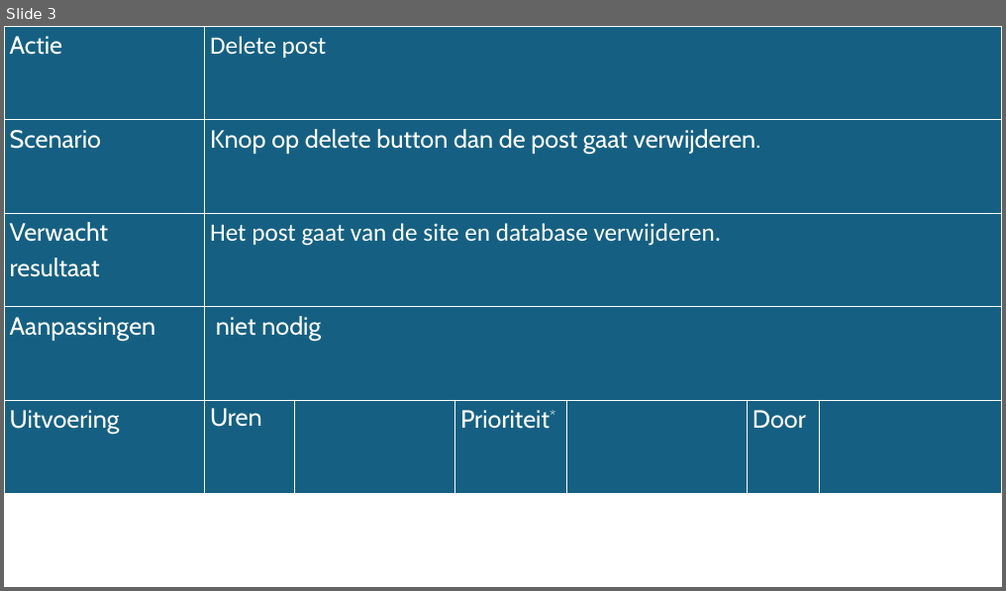
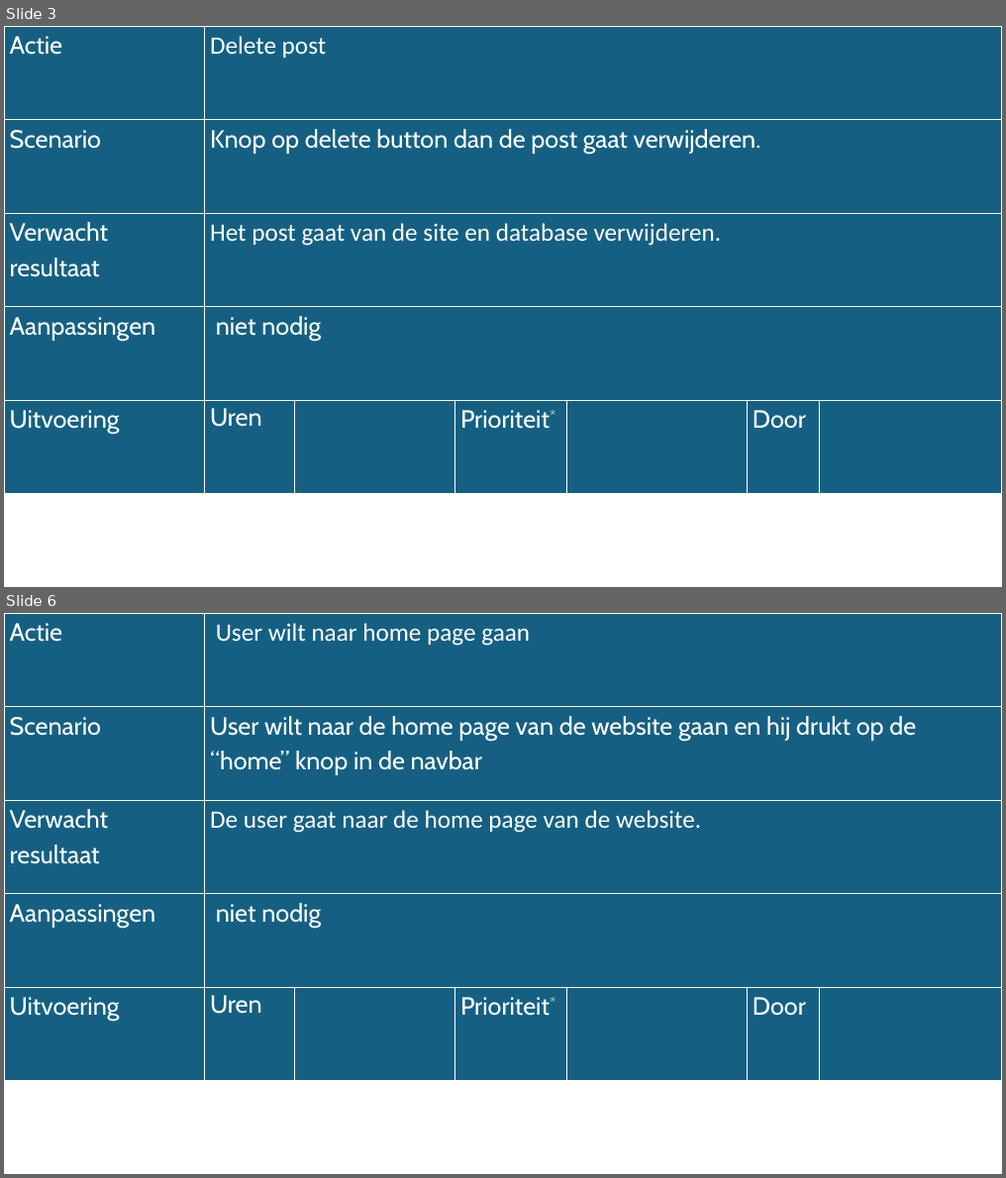
Before and after one commit to JamalKainbayov/Project-3, a slide deck: documenten/Presentatie8.pptx. Shown one above the other, each under a label of ours: slide 3 before the commit, slides 3 and 6 after it; the slides between them are not shown. The pictures are 1006x591 and 1006x1178 pixels, drawn with LibreOffice and Linux fonts; fonts in the diff are those of the drawing. Boxes give left, top, right and bottom in pixels: in the first picture for what was removed or moved away, otherwise in the second. Text is boxed around its words. In the diff, an @@ line names an element or a change of style, - is before the commit and + after.

```diff
--- a/documenten/Presentatie8.pptx
+++ b/documenten/Presentatie8.pptx
@@ slide 6 added at box(4, 613, 1002, 1174), background #FFFFFF @@
@@ table added at box(4, 613, 1002, 1081), 5 rows, 7 columns @@
+Actie | User wilt naar home page gaan |  |  |  |  | 
+Scenario | User wilt naar de home page van de website gaan en hij drukt op de “home” knop in de navbar |  |  |  |  | 
+Verwacht resultaat | De user gaat naar de home page van de website. |  |  |  |  | 
+Aanpassingen | niet nodig |  |  |  |  | 
+Uitvoering | Uren |  | Prioriteit* |  | Door | 
```
Also in this commit, not shown: 3 other slides added.
